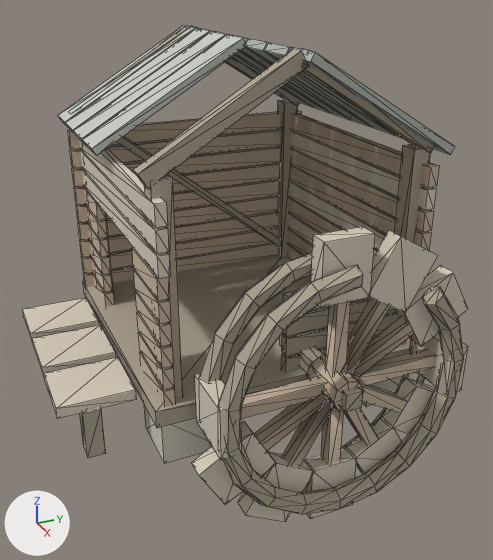
Before and after pictures for a commit that changed the OBJ model QuietCamp/Assets/QuietCamp/Authoring/LevelProps/qc_watermill_ruin.obj.
Rendered twice from a 50 mm lens placed at (5.28, -2.29, 3.44), pointed at (0.4, -0.09, 1.0). The lights are fixed; the arrows at lower left show +X, +Y and +Z. The first picture is the older version. Mesh edges are drawn as thin lines. Where no turn or scale is listed for an object, it has been applied to the vertices. Vertices at exactly the same position are counted once.

Objects in the first picture: 'qc_watermill_ruin'.
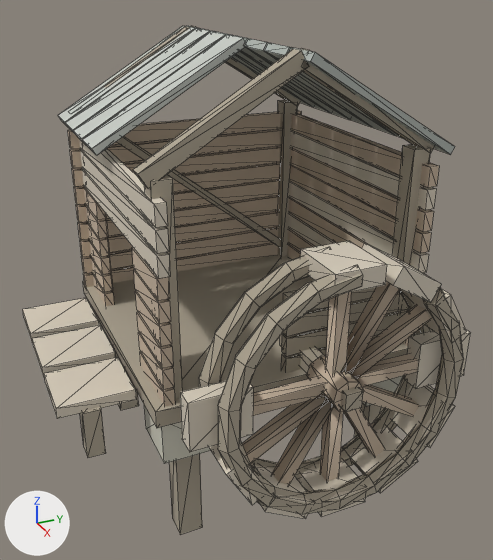
Changed parts and their boxes [x1, y1, x2, y2] in the pictures (493 x 560 px):
'qc_watermill_ruin', reshaped: before [23, 26, 468, 522]; after [23, 26, 471, 535]
part 1 of me_qc_watermill_ruin, added (mostly hidden): after [111, 345, 139, 410]
part 2 of me_qc_watermill_ruin, added: after [354, 403, 384, 466]
part 3 of me_qc_watermill_ruin, added: after [169, 454, 202, 535]
part 4 of me_qc_watermill_ruin, added (pale yellow): after [300, 241, 387, 293]
part 5 of me_qc_watermill_ruin, added (pale yellow): after [180, 381, 253, 452]
part 6 of me_qc_watermill_ruin, added (pale yellow): after [300, 456, 366, 517]
part 7 of me_qc_watermill_ruin, added (pale yellow): after [405, 330, 471, 389]
part 8 of me_qc_watermill_ruin, deleted (pale yellow): before [191, 227, 468, 522]
part 9 of me_qc_watermill_ruin, added: after [209, 243, 466, 519]

Edits to the bpy script that builds the scene:
```text
Change me_qc_watermill_ruin:
    used by ob_qc_watermill_ruin; location = (0.0, 0.0, 0.0)
    remove me_qc_watermill_ruin.from_pydata(...)  # 910 vertices, 1488 faces; spans x -1.25..1.85, y -1.85..1.26, z -0.58..2.95
    add me_qc_watermill_ruin.from_pydata(...)  # 942 vertices, 1536 faces; spans x -1.25..1.85, y -1.85..1.29, z -0.9..2.95
    me_qc_watermill_ruin part 1: a new loose piece, a box spanning x -1.08..-0.88, y -1.01..-0.81, z -0.9..0.24, in mat_wood_dark (beige #afa593)
    me_qc_watermill_ruin part 2: a new loose piece, a box spanning x 0.88..1.08, y 0.81..1.01, z -0.9..0.24, in mat_wood_dark (beige #afa593)
    me_qc_watermill_ruin part 3: a new loose piece, a box spanning x 0.88..1.08, y -1.01..-0.81, z -0.9..0.24, in mat_wood_dark (beige #afa593)
    me_qc_watermill_ruin part 4: a new loose piece, a box spanning x 1.34..1.82, y -0.1..0.3, z 1.49..1.63, in mat_wood_light (pale yellow #dacfbe)
    me_qc_watermill_ruin part 5: a new loose piece, a box spanning x 1.5..1.65, y -1.09..-0.61, z 0.41..0.81, in mat_wood_light (pale yellow #dacfbe)
    me_qc_watermill_ruin part 6: a new loose piece, a box spanning x 1.34..1.82, y -0.1..0.3, z -0.42..-0.26, in mat_wood_light (pale yellow #dacfbe)
    me_qc_watermill_ruin part 7: a new loose piece, a box spanning x 1.5..1.65, y 0.81..1.29, z 0.41..0.81, in mat_wood_light (pale yellow #dacfbe)
    me_qc_watermill_ruin part 8: 10 loose pieces with 80 vertices, spanning x 1.34..1.82, y -1.03..1.23, z -0.58..1.8, are deleted
    me_qc_watermill_ruin part 9
    24 vertices are added at x 1.34, y -0.89..1.09, z -0.38..1.6
    24 new vertices lie (0.48, 0.0, 0.0) away from vertices in x 1.34, y -0.89..1.09, z -0.38..1.6
    72 new faces join them, mat_wood_light (pale yellow #dacfbe)
    other edits to the shape of me_qc_watermill_ruin do not show in these pictures
```
